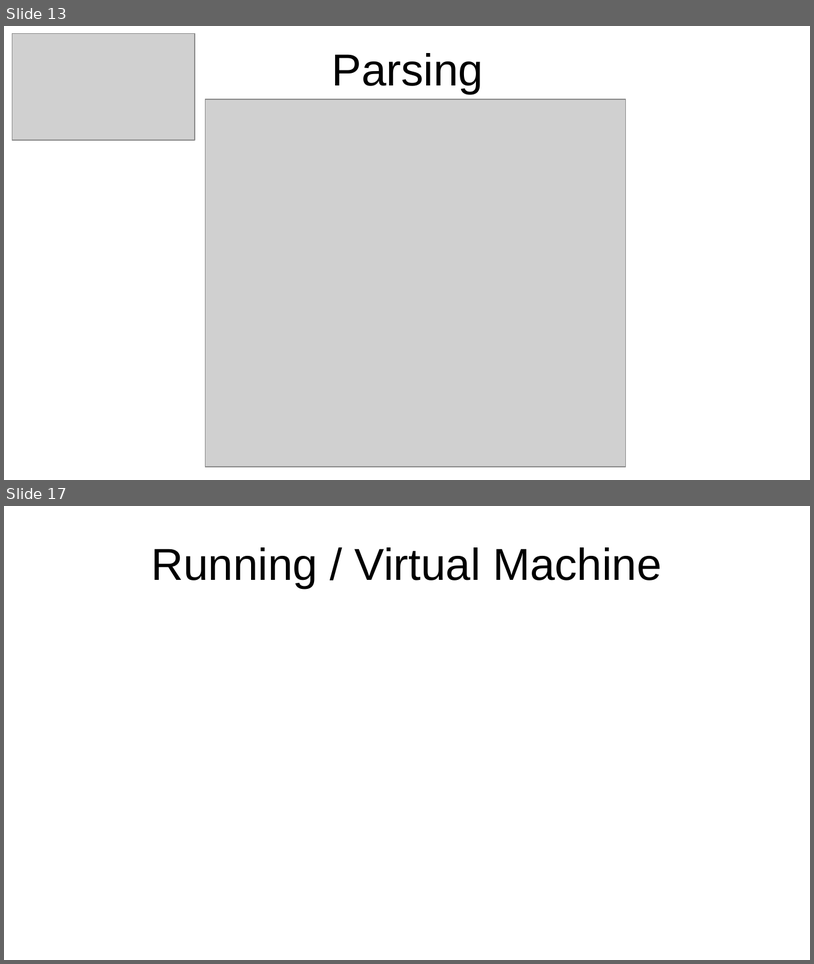
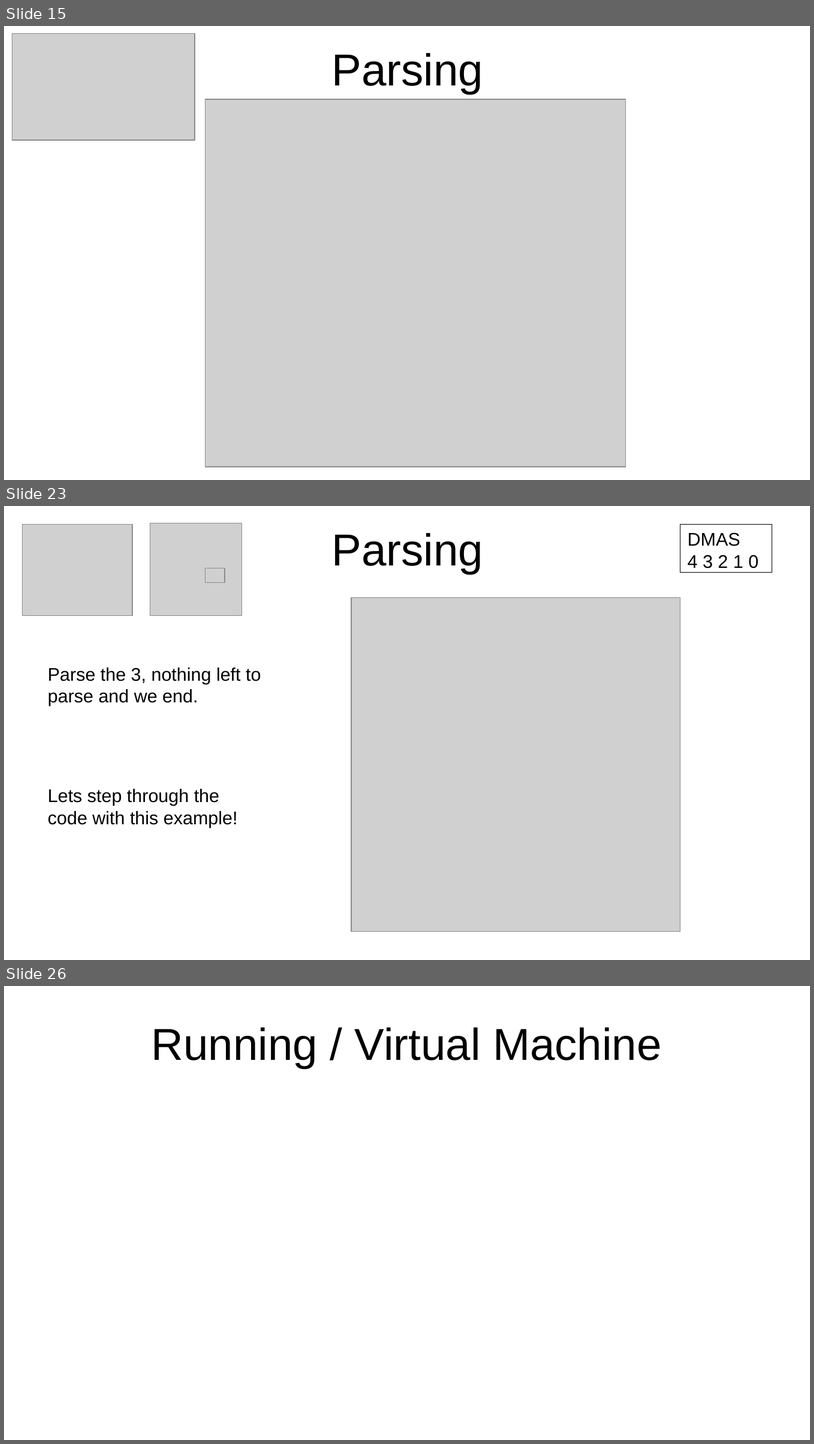
Before and after one commit to grab-a-byte/CalculatorCompiler, a slide deck: slides/Compiler Slides.odp. Shown one above the other, each under a label of ours: slides 13 and 17 before the commit, slides 15, 23 and 26 after it; the slides between them are not shown. The pictures are 814x964 and 814x1444 pixels, drawn with LibreOffice and Linux fonts; fonts in the diff are those of the drawing; grey boxes stand for pictures. Boxes give left, top, right and bottom in pixels: in the first picture for what was removed or moved away, otherwise in the second. Text is boxed around its words. In the diff, an @@ line names an element or a change of style, - is before the commit and + after.

```diff
--- a/slides/Compiler Slides.odp
+++ b/slides/Compiler Slides.odp
@@ slide 23 added at box(4, 506, 810, 960), background #FFFFFF @@
@@ picture added at box(150, 523, 242, 616) @@
@@ picture added at box(22, 524, 133, 616) @@
@@ title added at box(332, 533, 483, 574), 44 pt, text #000000 @@
+Parsing
@@ rectangle added at box(681, 524, 773, 573), outline #000000 0 pt, 18 pt, text #000000 @@
+DMAS
+4 3 2 1 0
@@ picture added at box(205, 568, 225, 583) @@
@@ picture added at box(351, 597, 681, 931) @@
@@ text added at box(48, 667, 261, 706), 18 pt, text #000000 @@
+Parse the 3, nothing left to parse and we end.
@@ text added at box(48, 789, 238, 828), 18 pt, text #000000 @@
+Lets step through the code with this example!
@@ what was slide 13 is now slide 15 @@
@@ what was slide 17 is now slide 26 @@
```
Also in this commit, not shown: 2 slides changed, 11 other slides added, 2 slides removed, 2 other files.
